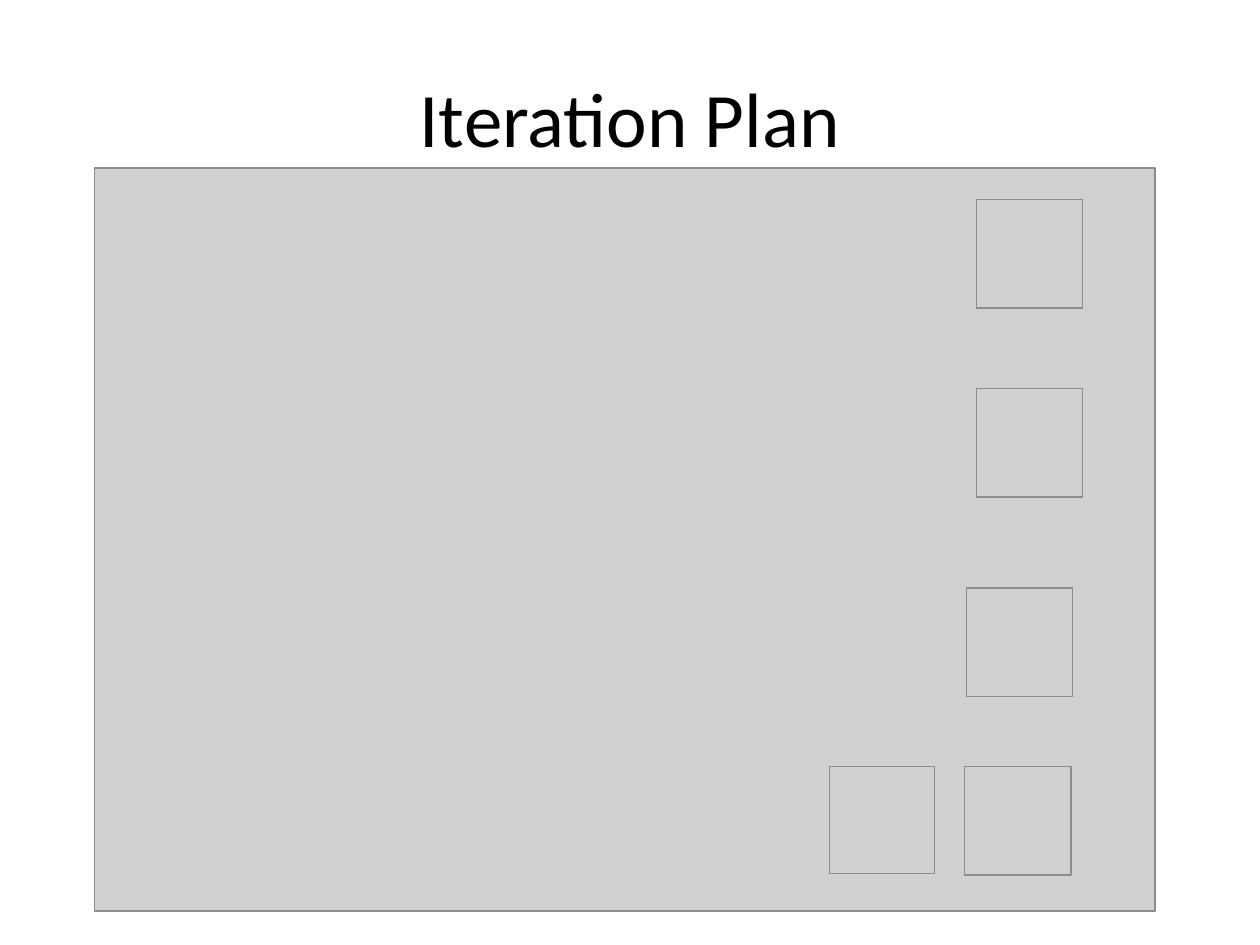
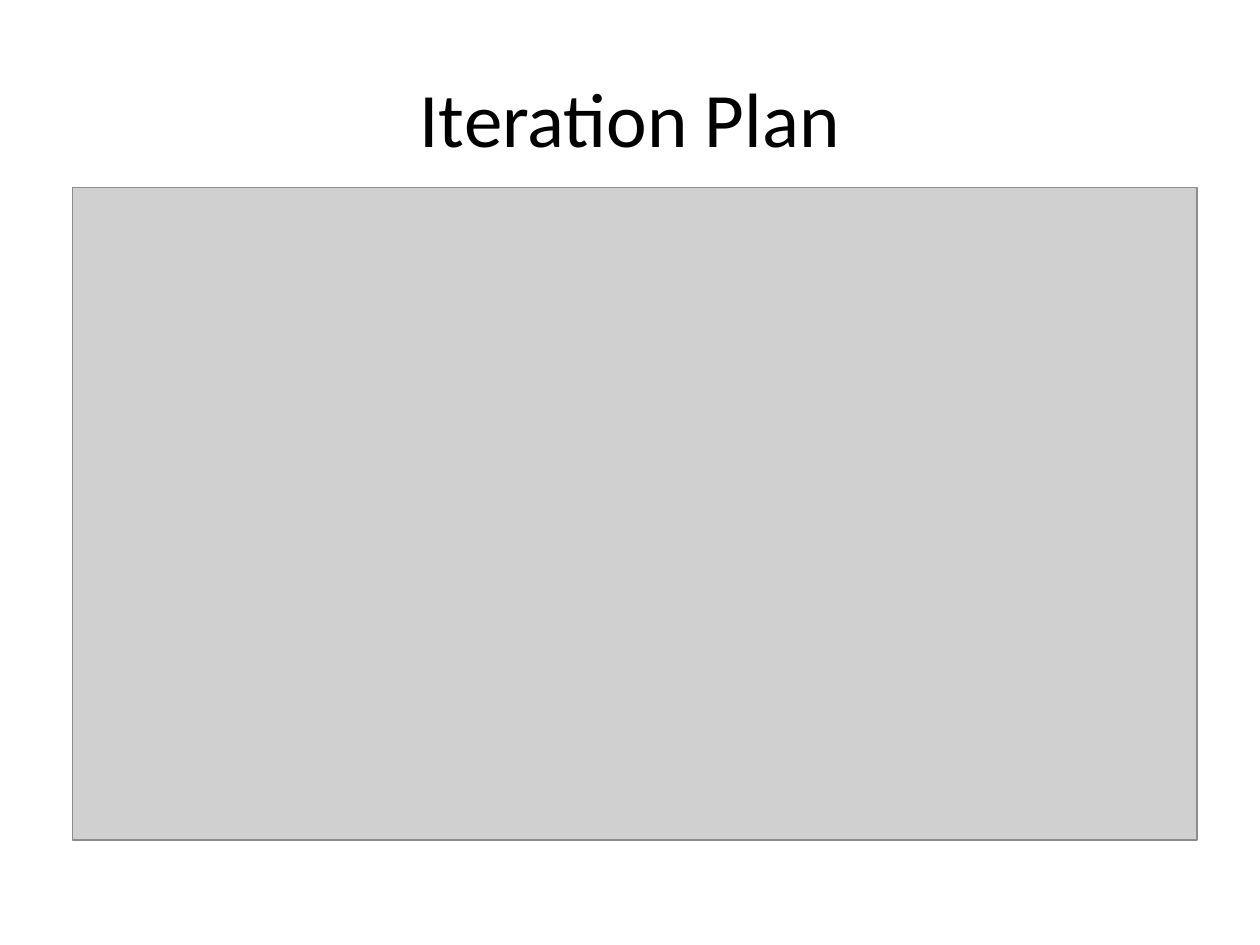
Before and after one commit to NCIP/automation, a slide deck: slide 3 of docs/presentations/generic-bda-kickoff.ppt (slide 6 before the commit). Drawn at 1260x945 pixels with LibreOffice and Linux fonts; fonts in the diff are those of the drawing; grey boxes stand for pictures. Boxes give left, top, right and bottom in pixels: in the first picture for what was removed or moved away, otherwise in the second. Text is boxed around its words. In the diff, an @@ line names an element or a change of style, - is before the commit and + after.

```diff
--- a/docs/presentations/generic-bda-kickoff.ppt
+++ b/docs/presentations/generic-bda-kickoff.ppt
@@ picture: place and size @@
-picture at [94, 168, 1155, 911]
+picture at [73, 188, 1197, 840]
@@ picture removed at [976, 199, 1082, 307] @@
@@ picture removed at [976, 388, 1082, 496] @@
@@ picture removed at [966, 588, 1072, 697] @@
@@ picture removed at [829, 766, 934, 873] @@
@@ picture removed at [965, 766, 1071, 874] @@
```
Also in this commit, not shown: 3 other slides changed, 3 slides added, 1 slide removed.
